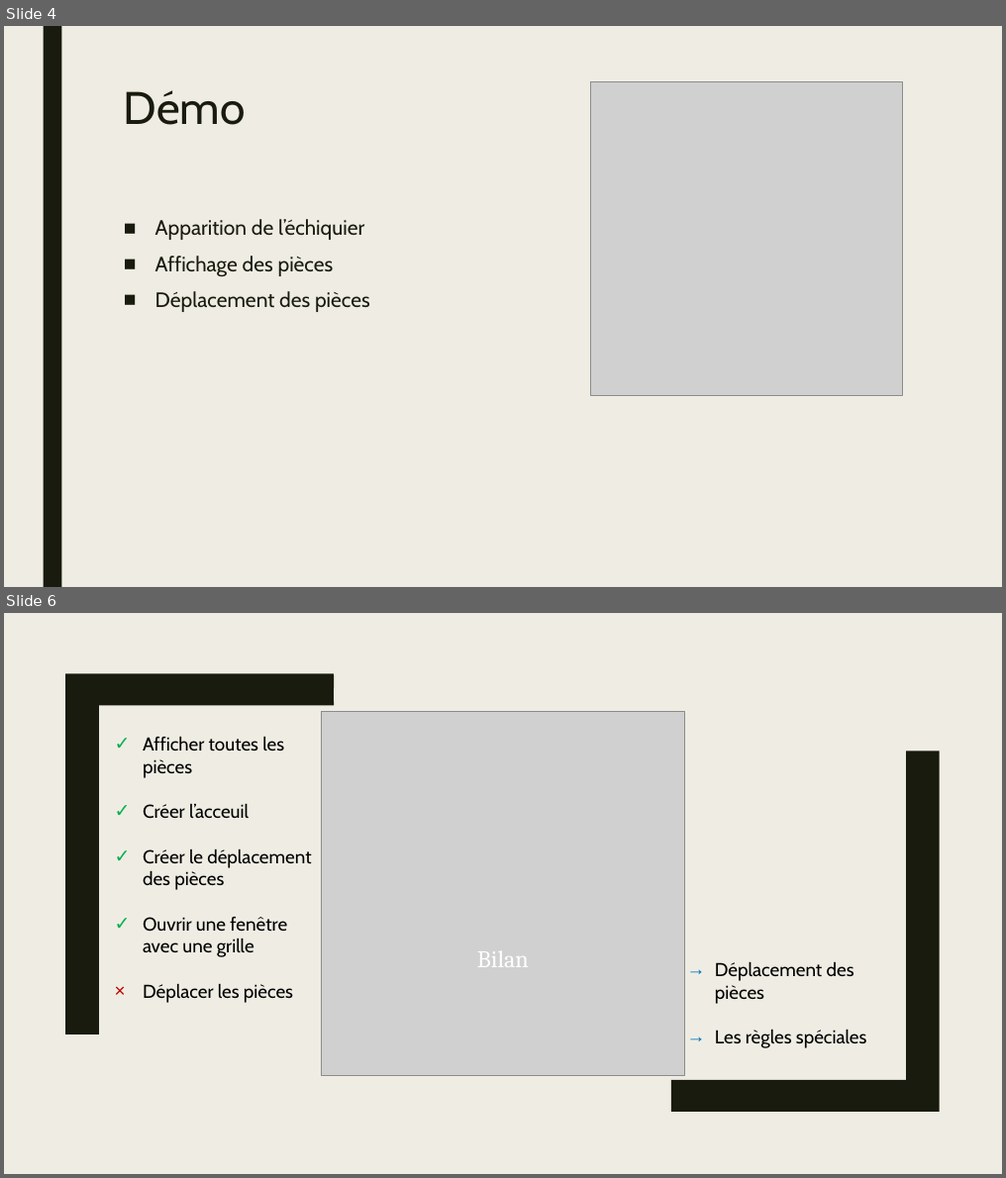
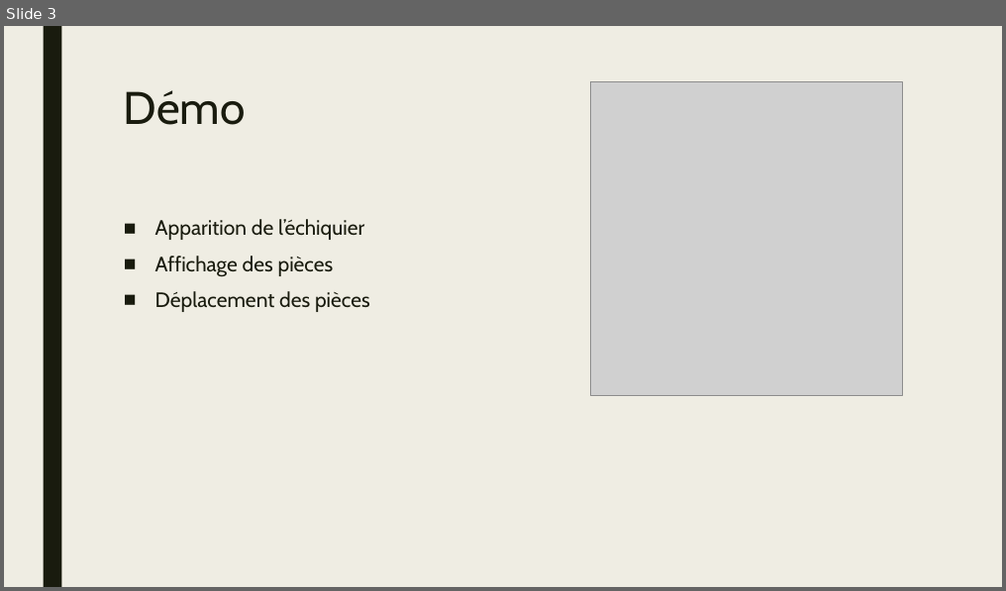
Before and after one commit to information47/Echiquier, a slide deck: Itération_2.pptx. Shown one above the other, each under a label of ours: slides 4 and 6 before the commit, slide 3 after it; the slides between them are not shown. The pictures are 1006x1178 and 1006x591 pixels, drawn with LibreOffice and Linux fonts; fonts in the diff are those of the drawing; grey boxes stand for pictures. Boxes give left, top, right and bottom in pixels: in the first picture for what was removed or moved away, otherwise in the second. Text is boxed around its words. In the diff, an @@ line names an element or a change of style, - is before the commit and + after.

```diff
--- a/Itération_2.pptx
+++ b/Itération_2.pptx
@@ slide 6 removed at (x1=4, y1=613, x2=1002, y2=1174), background #EFEDE3 @@
@@ freeform shape removed at (x1=65, y1=673, x2=334, y2=1035) @@
@@ picture removed at (x1=322, y1=712, x2=685, y2=1075) @@
@@ text removed at (x1=143, y1=736, x2=311, y2=1003) @@
-✓ Afficher toutes les pièces
-✓ Créer l’acceuil
-✓ Créer le déplacement des pièces
-✓ Ouvrir une fenêtre avec une grille
-× Déplacer les pièces
@@ freeform shape removed at (x1=672, y1=751, x2=940, y2=1112) @@
@@ subtitle removed at (x1=477, y1=952, x2=529, y2=967) @@
-Bilan
@@ text removed at (x1=715, y1=961, x2=867, y2=1049) @@
-→ Déplacement des pièces
-→ Les règles spéciales
@@ what was slide 4 is now slide 3 @@
```
Also in this commit, not shown: 1 slide changed, 1 slide added, 2 other slides removed.
